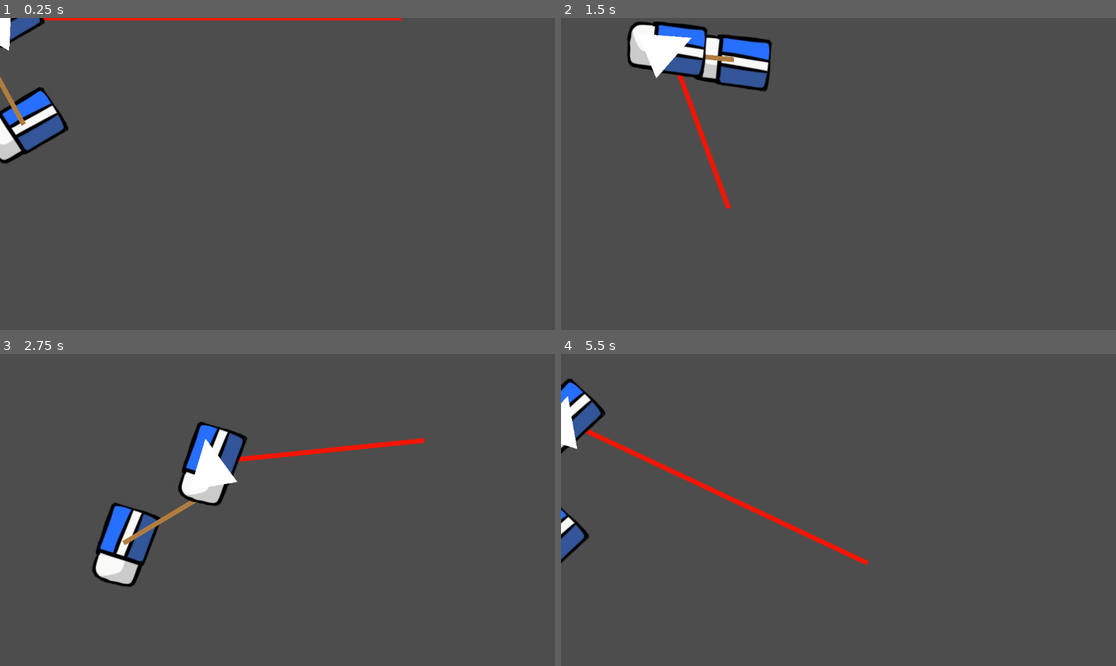
Above: before the commit, frames 1-4 (two rows, left to right).
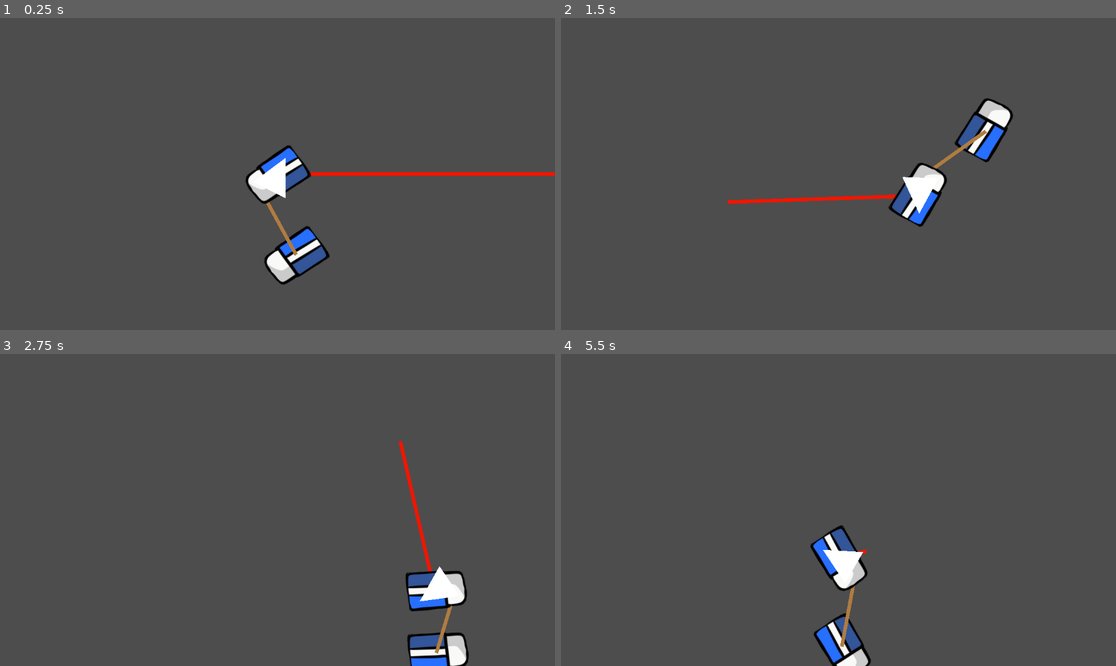
Above: after the commit, the same moments.

Repository: gnorris55/horseGameJam
Game: Godot game, scene res://Scenes/Graeme_Scene.tscn
Same seed, same stepped clock (60 frames per second), same inputs: the game is played once before the commit and once after it. Before the commit the project starts from res://Scenes/horse.tscn.
Inputs (mouse positions are in pixels of both pictures, inside the frame that each line leads up to):
- Up to frame 1 (0.25 s): no input
- Up to frame 2 (1.5 s): move the mouse to (960, 158) at 0.52 s; hold Right (right) 0.53-1.28 s; click (960, 158) at 0.6 s; move the mouse to (727, 189) at 1.27 s; hold Down (down) from 1.28 s (still down); click (727, 189) at 1.35 s
- Up to frame 3 (2.75 s): move the mouse to (333, 441) at 2.02 s; release Down (down) at 2.03 s; hold Right (right) from 2.03 s (still down); click (333, 441) at 2.1 s
- Up to frame 4 (5.5 s): move the mouse to (810, 572) at 2.77 s; release Right (right) at 2.78 s; hold Up (up) 2.78-3.53 s; click (810, 572) at 2.85 s; move the mouse to (1005, 556) at 3.52 s; hold Left (left) 3.53-5.03 s; click (1005, 556) at 3.6 s; move the mouse to (672, 463) at 4.27 s; click (672, 463) at 4.35 s; move the mouse to (866, 510) at 5.02 s; hold Down (down) from 5.03 s (still down); click (866, 510) at 5.1 s

The runs differ from the first frame. In frame 1, 6.3% of the frame differs, in the area x 0-100%, y 0-86%; in frame 2, 7.5%; in frame 3, 7.8%, in the area x 16-85%, y 21-100%; in frame 4, 4.8%.

Commit message:
crash fix when running from a main

Diff:
--- a/horsegamejam/Scripts/main_weapons.gd
+++ b/horsegamejam/Scripts/main_weapons.gd
@@ -2,7 +2,7 @@
 
 
 var attack_type = "laser"
-@onready var horse_node = get_node("/root/Horse")
+@onready var horse_node = get_parent().get_parent()
 
 
 const LASER_ATTACK_TIME = 0.5
--- a/horsegamejam/project.godot
+++ b/horsegamejam/project.godot
@@ -11,7 +11,7 @@
 [application]
 
 config/name="horseGameJam"
-run/main_scene="res://Scenes/horse.tscn"
+run/main_scene="res://Scenes/Graeme_Scene.tscn"
 config/features=PackedStringArray("4.3", "GL Compatibility")
 config/icon="res://icon.svg"
 
